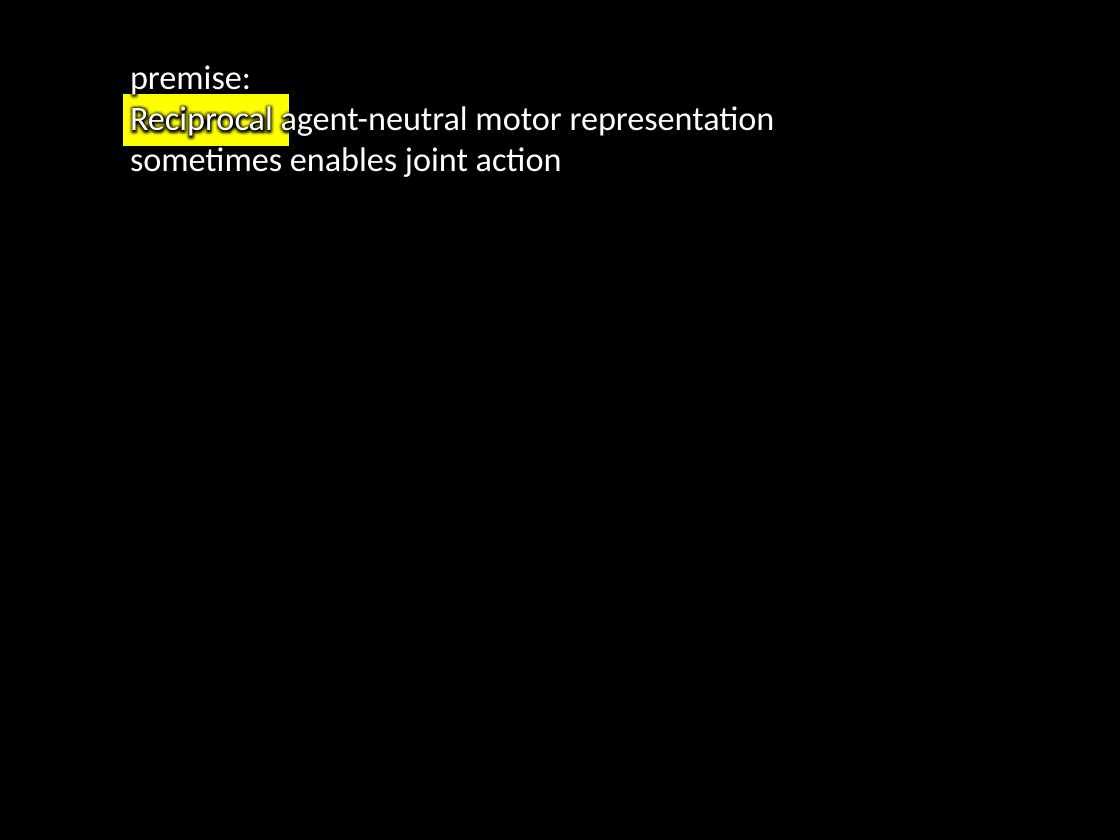
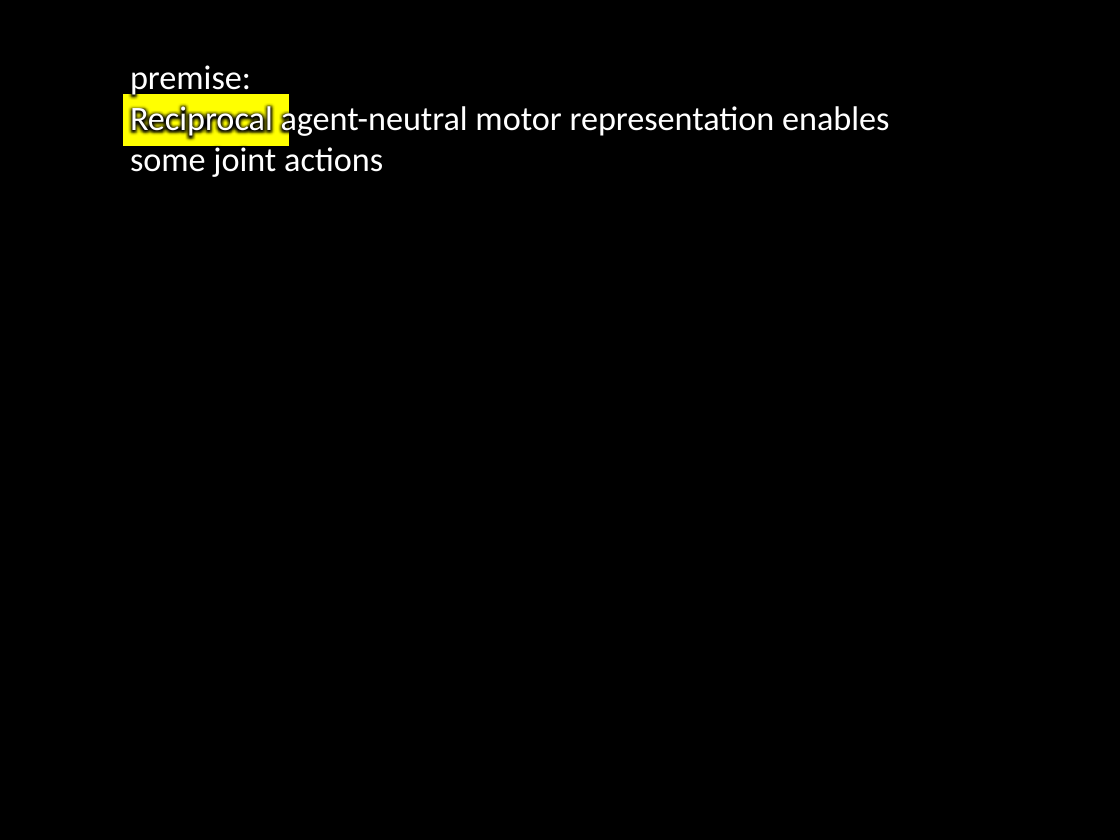
Before and after one commit to butterfill/writing, a slide deck: slide 8 of conf joint action --- sharing goals vs sharing intentions cambridge 2012 talk/intention and motor representation in joint action vCAMBRIDGE.pptx. Drawn at 1120x840 pixels with LibreOffice and Linux fonts; fonts in the diff are those of the drawing. Boxes give left, top, right and bottom in pixels: in the first picture for what was removed or moved away, otherwise in the second. Text is boxed around its words. In the diff, an @@ line names an element or a change of style, - is before the commit and + after.

```diff
--- a/conf joint action --- sharing goals vs sharing intentions cambridge 2012 talk/intention and motor representation in joint action vCAMBRIDGE.pptx
+++ b/conf joint action --- sharing goals vs sharing intentions cambridge 2012 talk/intention and motor representation in joint action vCAMBRIDGE.pptx
@@ text at <box>130,102,889,177</box>: text changed @@
-Reciprocal agent-neutral motor representation sometimes enables joint action
+Reciprocal agent-neutral motor representation enables some joint actions
```
Also in this commit, not shown: 15 other slides changed, 4 slides added, 3 other files.
